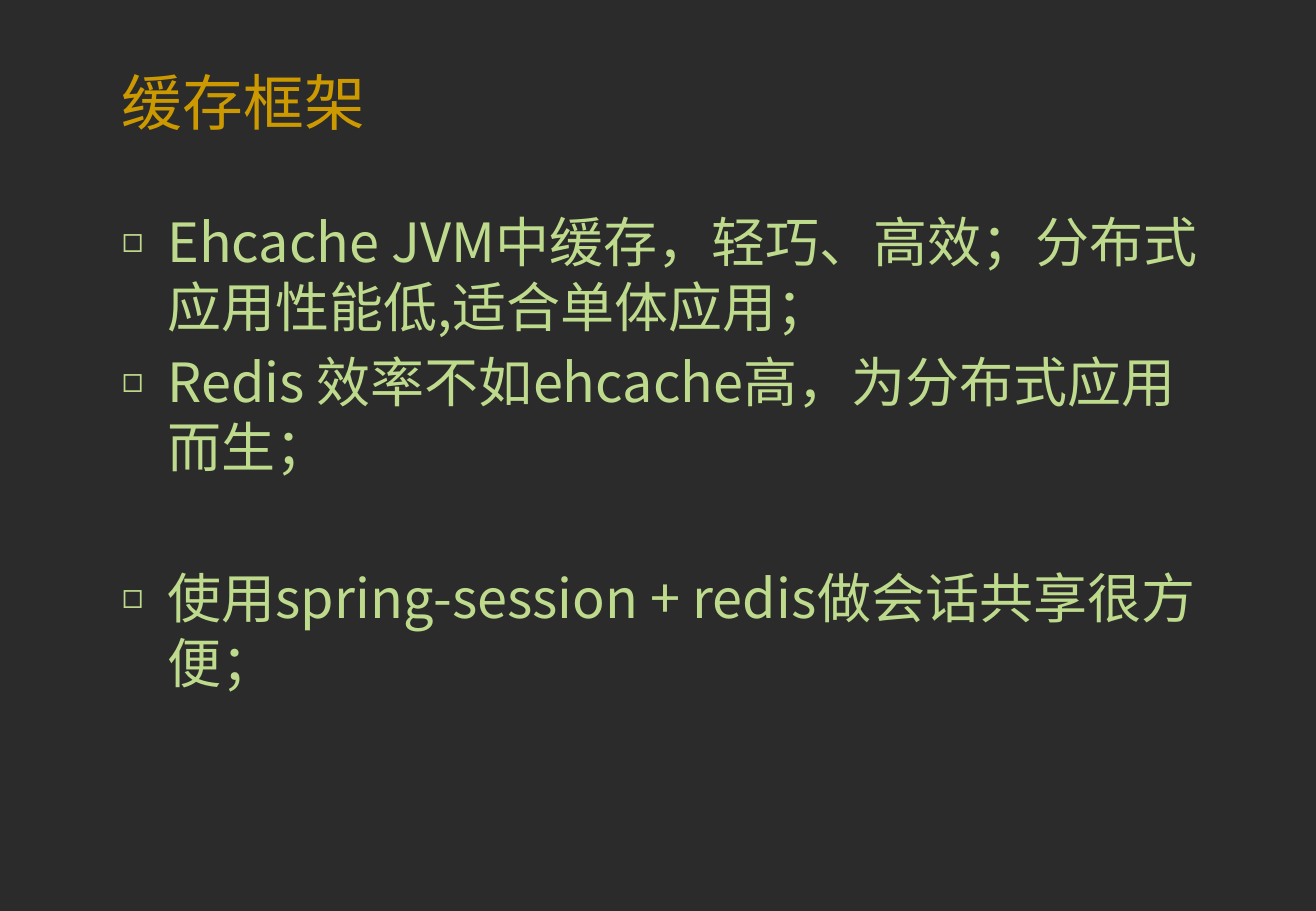
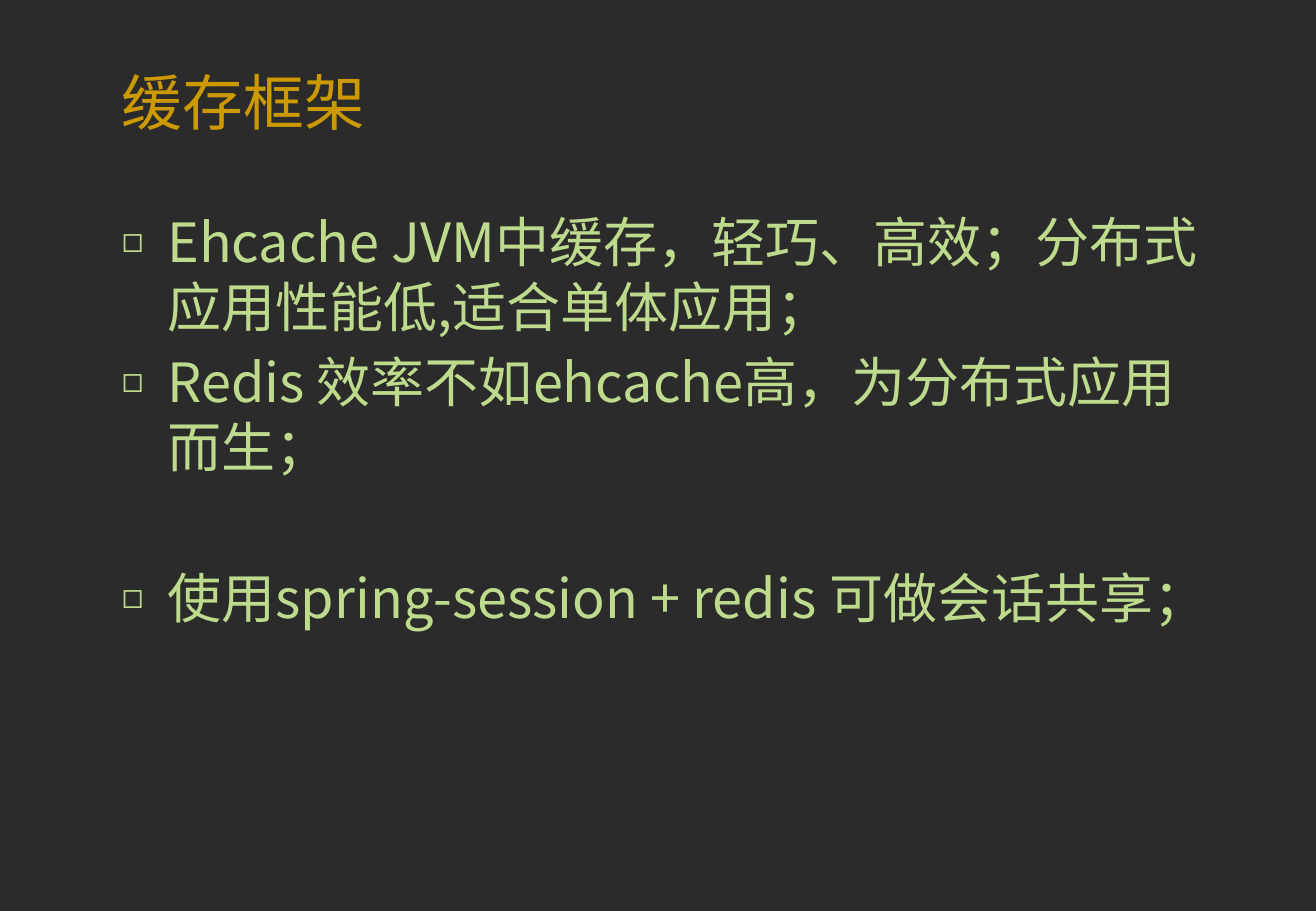
Before and after one commit to gon-superman/application, a slide deck: slide 10 of 系统框架.pptx. Drawn at 1316x911 pixels with LibreOffice and Linux fonts; fonts in the diff are those of the drawing; background and template pictures are left out; a plain dark background stands for a picture behind light text. Boxes give left, top, right and bottom in pixels: in the first picture for what was removed or moved away, otherwise in the second. Text is boxed around its words. In the diff, an @@ line names an element or a change of style, - is before the commit and + after.

```diff
--- a/系统框架.pptx
+++ b/系统框架.pptx
@@ text at (x1=167, y1=572, x2=1207, y2=632): text changed @@
-◻ 使用spring-session + redis做会话共享很方便；
+◻ 使用spring-session + redis 可做会话共享；
```
Also in this commit, not shown: 1 other slide changed, 1 slide added.
